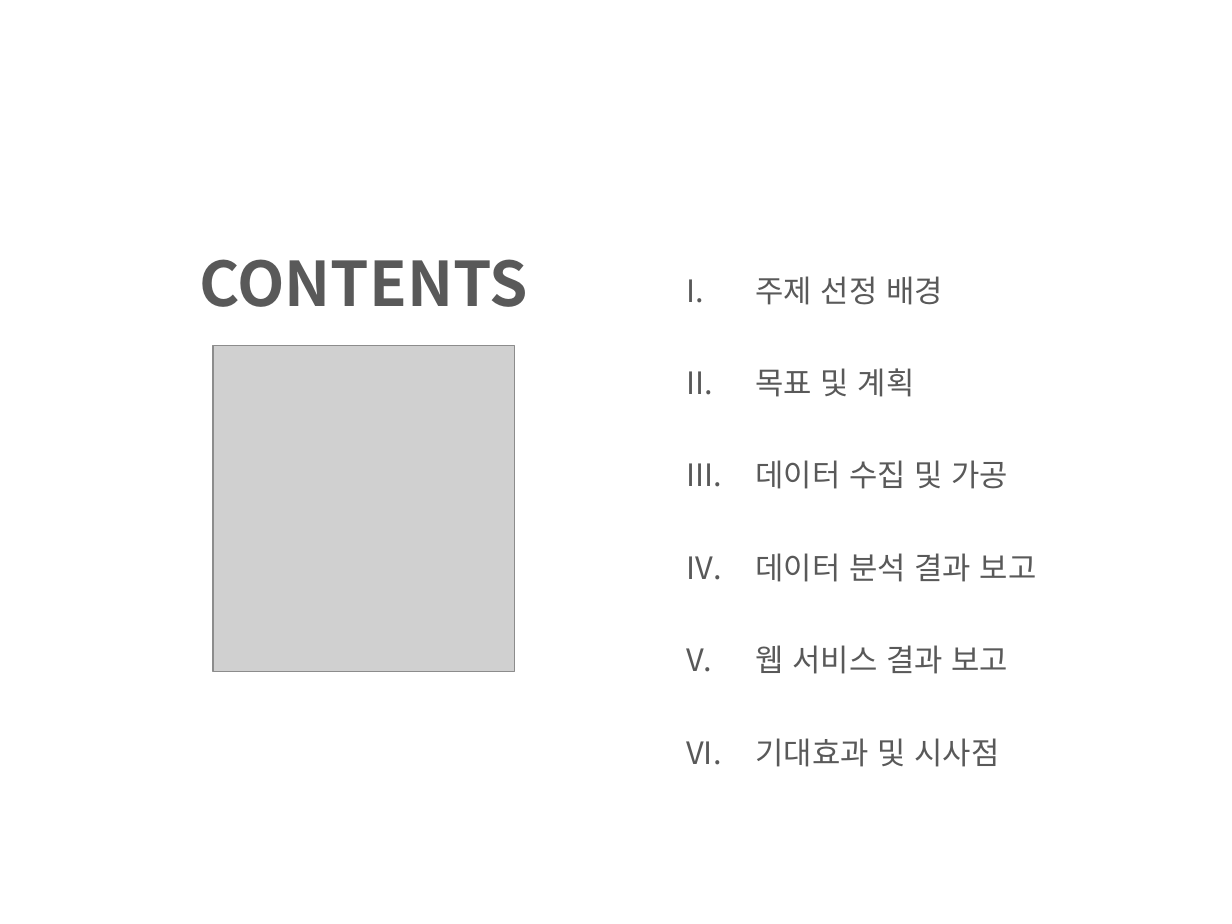
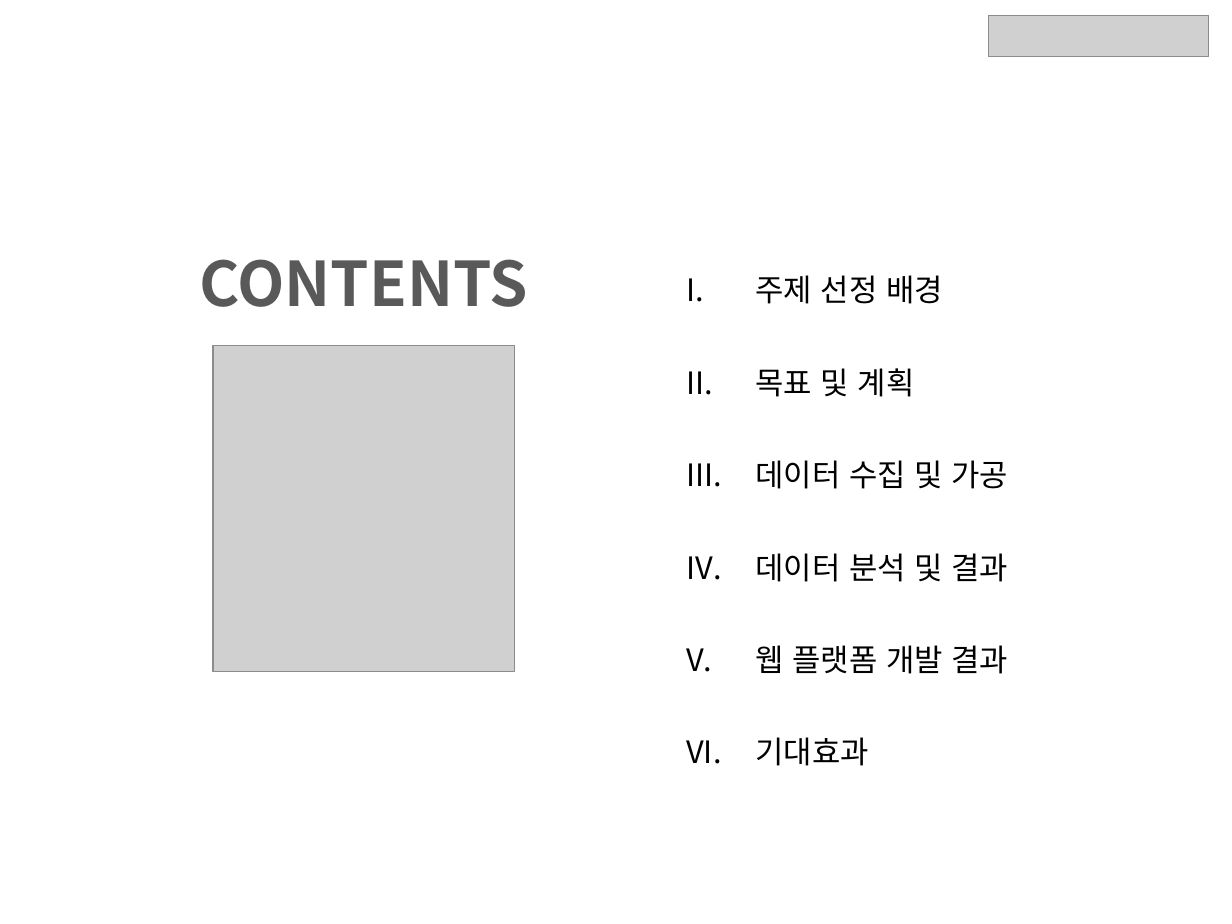
Before and after one commit to chongs02/final_project, a slide deck: slide 2 of DataScience/Documents/결과보고서.pptx. Drawn at 1232x924 pixels with LibreOffice and Linux fonts; fonts in the diff are those of the drawing; grey boxes stand for pictures. Boxes give left, top, right and bottom in pixels: in the first picture for what was removed or moved away, otherwise in the second. Text is boxed around its words. In the diff, an @@ line names an element or a change of style, - is before the commit and + after.

```diff
--- a/DataScience/Documents/결과보고서.pptx
+++ b/DataScience/Documents/결과보고서.pptx
@@ picture added at <box>988,16,1209,57</box> @@
@@ text at <box>756,275,1008,489</box>: text colour #595959 to #000000 in "주제 선정 배경", "목표 및 계획", "데이터 수집 및 가공" @@
@@ text at <box>756,553,1008,766</box>: text changed; text colour #595959 to #000000 @@
-IV. 데이터 분석 결과 보고
-V. 웹 서비스 결과 보고
-VI. 기대효과 및 시사점
+IV. 데이터 분석 및 결과
+V. 웹 플랫폼 개발 결과
+VI. 기대효과
```
Also in this commit, not shown: 2 other slides changed, 9 slides added, 29 slides removed, 15 other files.
